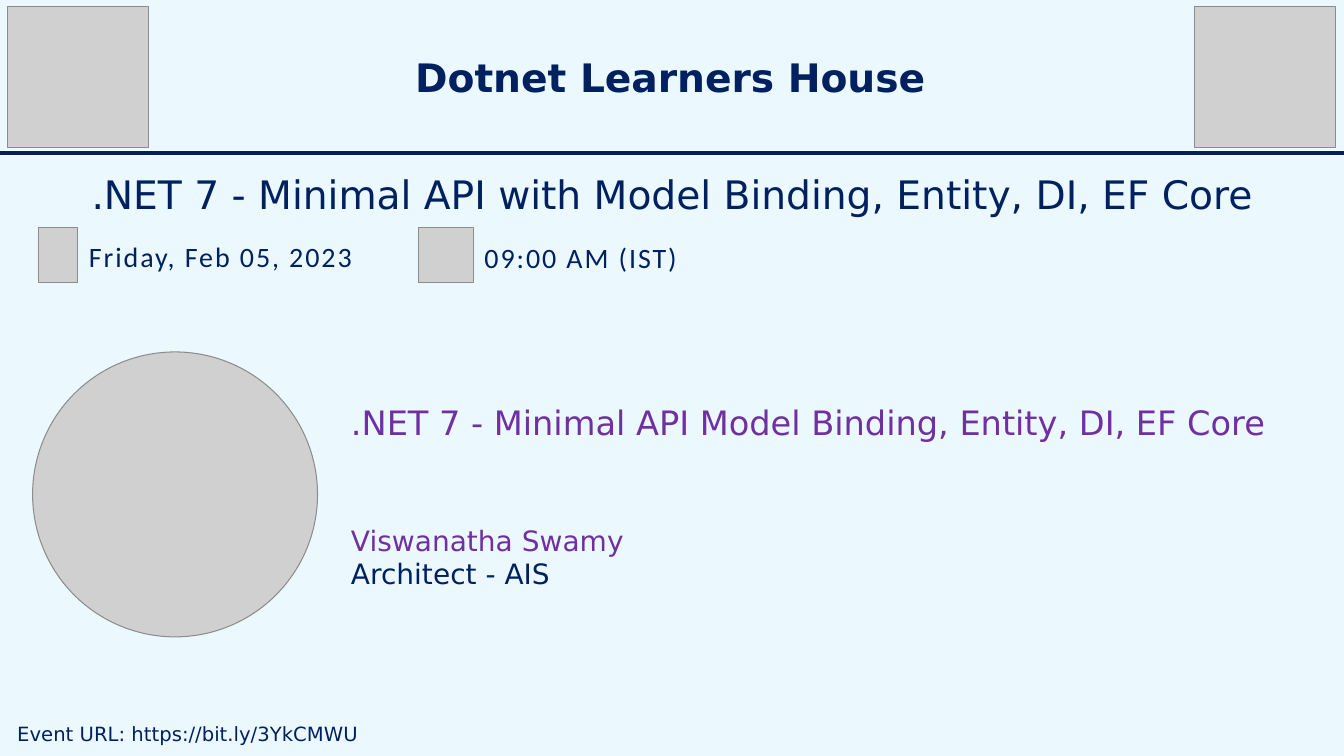
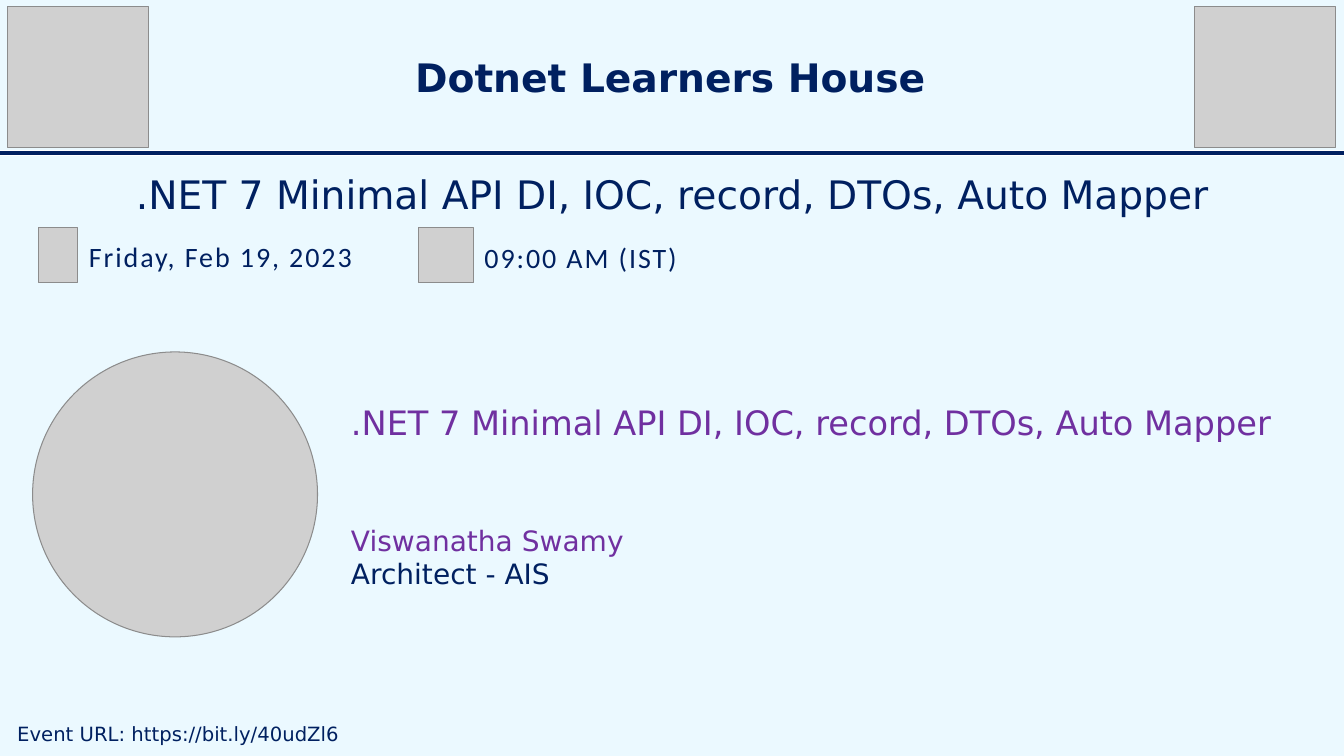
Before and after one commit to vishipayyallore/speaker-series-2023, a slide deck: slide 3 of TechTalk.pptx. Drawn at 1344x756 pixels with LibreOffice and Linux fonts; fonts in the diff are those of the drawing; grey boxes stand for pictures. Boxes give left, top, right and bottom in pixels: in the first picture for what was removed or moved away, otherwise in the second. Text is boxed around its words. In the diff, an @@ line names an element or a change of style, - is before the commit and + after.

```diff
--- a/TechTalk.pptx
+++ b/TechTalk.pptx
@@ text at (x1=136, y1=179, x2=1209, y2=217): text changed @@
-.NET 7 - Minimal API with Model Binding, Entity, DI, EF Core
+.NET 7 Minimal API DI, IOC, record, DTOs, Auto Mapper
@@ text at (x1=89, y1=247, x2=351, y2=272): text changed @@
-Friday, Feb 05, 2023
+Friday, Feb 19, 2023
@@ text at (x1=351, y1=409, x2=1271, y2=442): text changed @@
-.NET 7 - Minimal API Model Binding, Entity, DI, EF Core
+.NET 7 Minimal API DI, IOC, record, DTOs, Auto Mapper
@@ text at (x1=17, y1=726, x2=338, y2=745): text changed @@
-Event URL: https://bit.ly/3YkCMWU
+Event URL: https://bit.ly/40udZl6
```
Also in this commit, not shown: 1 slide added, 18 other files.
